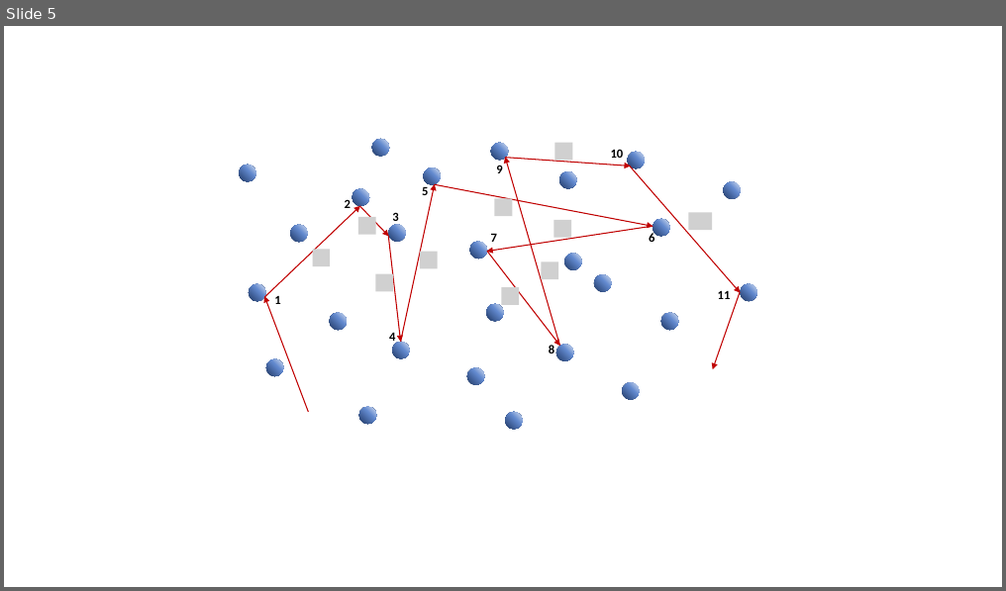
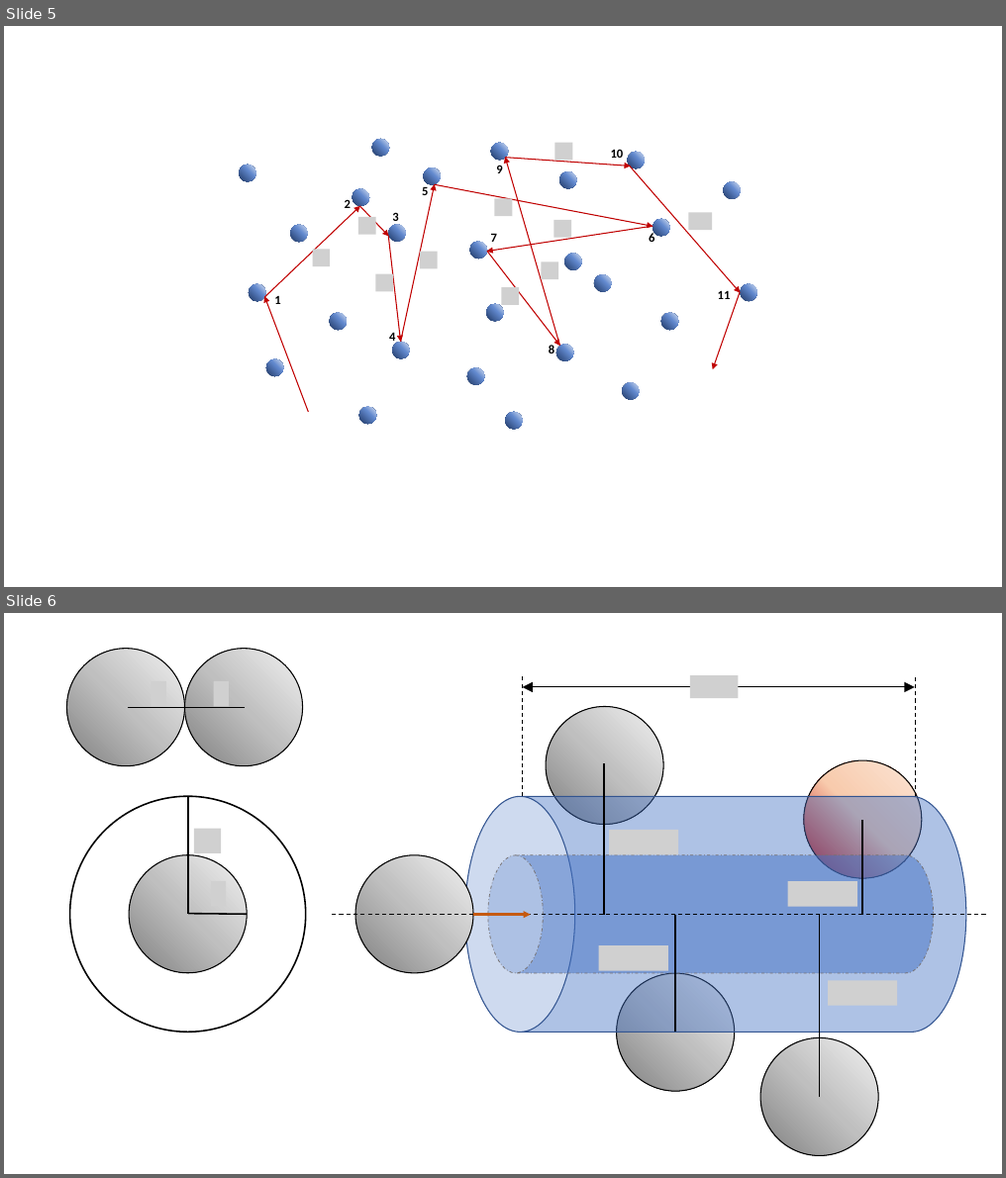
Before and after one commit to pararover/PHY0500304_Heat-and-Thermodynamics, a slide deck: U1-Distribution-of-Velocities/figures/all-figs.pptx. Shown one above the other, each under a label of ours: slide 5 before the commit, slides 5 and 6 after it. The pictures are 1006x591 and 1006x1178 pixels, drawn with LibreOffice and Linux fonts; fonts in the diff are those of the drawing; grey boxes stand for pictures. Boxes give left, top, right and bottom in pixels: in the first picture for what was removed or moved away, otherwise in the second. Text is boxed around its words. In the diff, an @@ line names an element or a change of style, - is before the commit and + after.

```diff
--- a/U1-Distribution-of-Velocities/figures/all-figs.pptx
+++ b/U1-Distribution-of-Velocities/figures/all-figs.pptx
@@ slide 6 added at (x1=4, y1=613, x2=1002, y2=1174), background #FFFFFF @@
@@ ellipse added at (x1=67, y1=649, x2=184, y2=765), fill gradient #808080 to #BFBFBF to #F2F2F2, outline #000000 1 pt @@
@@ ellipse added at (x1=184, y1=649, x2=302, y2=765), fill gradient #808080 to #BFBFBF to #F2F2F2, outline #000000 1 pt @@
@@ picture added at (x1=151, y1=681, x2=165, y2=707) @@
@@ picture added at (x1=214, y1=681, x2=229, y2=707) @@
@@ double arrow added from (522, 687) to (915, 687), #000000 1 pt @@
@@ line added from (523, 796) to (523, 676), #000000 1 pt dashed @@
@@ picture added at (x1=690, y1=676, x2=739, y2=698) @@
@@ line added from (915, 796) to (915, 677), #000000 1 pt dashed @@
@@ line added from (245, 707) to (128, 707), #000000 1.5 pt @@
@@ ellipse added at (x1=546, y1=707, x2=663, y2=824), fill gradient #808080 to #BFBFBF to #F2F2F2, outline #000000 1 pt @@
@@ ellipse added at (x1=804, y1=761, x2=922, y2=878), fill gradient #C00000 to #F8CBAD to #FBE5D6, outline #000000 1 pt @@
@@ line added from (604, 915) to (604, 763), #000000 1.5 pt @@
@@ ellipse added at (x1=70, y1=796, x2=306, y2=1032), outline #000000 1.5 pt @@
@@ line added from (188, 914) to (188, 796), #000000 1.5 pt @@
@@ cylinder added at (x1=465, y1=796, x2=966, y2=1032), fill #4472C4 at 43% opacity, outline #325491 1 pt @@
@@ line added from (862, 915) to (862, 820), #000000 1.5 pt @@
@@ picture added at (x1=194, y1=829, x2=221, y2=854) @@
@@ picture added at (x1=609, y1=830, x2=678, y2=856) @@
@@ ellipse added at (x1=129, y1=856, x2=247, y2=973), fill gradient #808080 to #BFBFBF to #F2F2F2, outline #000000 1 pt @@
@@ ellipse added at (x1=355, y1=856, x2=473, y2=973), fill gradient #808080 to #BFBFBF to #F2F2F2, outline #000000 1 pt @@
@@ cylinder added at (x1=487, y1=856, x2=933, y2=973), fill #4472C4 at 50% opacity, outline #767171 0.75 pt dashed @@
@@ picture added at (x1=211, y1=881, x2=226, y2=906) @@
@@ picture added at (x1=788, y1=881, x2=857, y2=907) @@
@@ line added from (188, 914) to (247, 914), #000000 1.5 pt @@
@@ line added from (332, 915) to (988, 915), #000000 1 pt dashed @@
@@ arrow added from (473, 915) to (531, 915), #C55A11 2.25 pt @@
@@ line added from (675, 1032) to (675, 915), #000000 1.5 pt @@
@@ line added from (819, 1097) to (819, 915), #000000 1.5 pt @@
@@ picture added at (x1=599, y1=947, x2=668, y2=971) @@
@@ ellipse added at (x1=617, y1=973, x2=734, y2=1091), fill gradient #808080 to #BFBFBF to #F2F2F2, outline #000000 1 pt @@
@@ picture added at (x1=829, y1=980, x2=898, y2=1006) @@
@@ ellipse added at (x1=761, y1=1039, x2=878, y2=1156), fill gradient #808080 to #BFBFBF to #F2F2F2, outline #000000 1 pt @@
```
Also in this commit, not shown: 1 other slide added, 4 other files.
